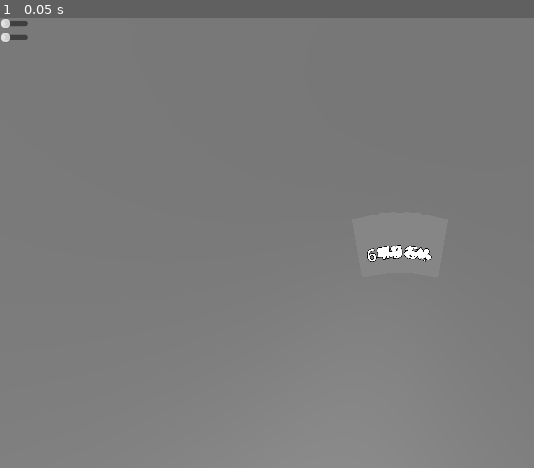
Above: before the commit, frame 1.
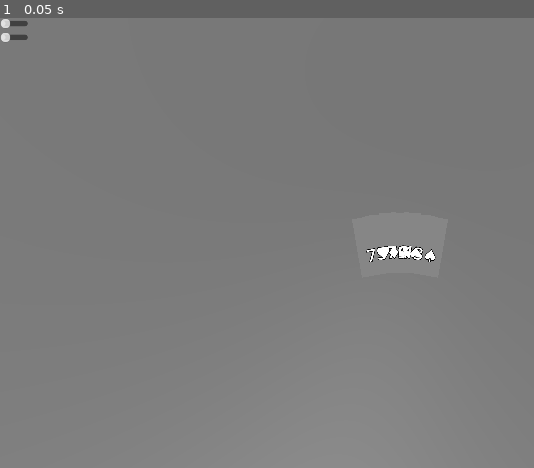
Above: after the commit, the same moment.

Repository: eerieA/game-qs-grill
Game: Godot game, scene res://scenes/main.tscn
Same seed, same stepped clock (60 frames per second), same inputs: the game is played once before the commit and once after it.
Inputs:
- Up to frame 1 (0.05 s): no input

The runs differ from the first frame. In frame 1, 0.2% of the frame differs, in the area x 68-82%, y 50-55%.

Commit message:
some test hands generation

Diff:
--- /dev/null
+++ b/rules/flush.json
@@ -0,0 +1,17 @@
+{
+  "id": "flush",
+  "name": "Flush",
+  "description": "Five cards of the same suit",
+  "enabled": true,
+  "priority": 50,
+  "exclusive": true,
+  "base_score": 40,
+  "multiplier": 2,
+  "condition": {
+    "type": "is_flush",
+    "count": 5
+  },
+  "tags": [
+    "poker"
+  ]
+}
--- a/scripts/data/deck.gd
+++ b/scripts/data/deck.gd
@@ -33,3 +33,31 @@
 			break
 		drawn.append(cards.pop_back())
 	return drawn
+
+
+func draw_test_flush() -> Array[CardData]:
+	var drawn: Array[CardData] = []
+	var suit := "♠"  # fixed suit for flush test
+	var ranks := [2, 5, 7, 9, 13]
+
+	for r in ranks:
+		var c := CardData.new()
+		c.suit = suit
+		c.rank = r
+		drawn.append(c)
+
+	return drawn
+
+
+func draw_test_pair() -> Array[CardData]:
+	var drawn: Array[CardData] = []
+	var suits := ["♥", "♦", "♣", "♠", "♠"]
+	var ranks := [7, 5, 7, 9, 13]
+
+	for i in range(5):
+		var c := CardData.new()
+		c.suit = suits[i]
+		c.rank = ranks[i]
+		drawn.append(c)
+
+	return drawn
--- a/scripts/main.gd
+++ b/scripts/main.gd
@@ -16,7 +16,9 @@
 	deck.generate_deck()
 	deck.shuffle_deck()
 
-	current_hand = deck.draw(5)
+	# current_hand = deck.draw(5)				# draw a random hand
+	# current_hand = deck.draw_test_flush()	# draw a fixed test flush hand
+	current_hand = deck.draw_test_pair()	# draw a fixed test single pair hand
 	var context = HandContext.new(current_hand)
 	print("--- Your hand ---")
 	for c in current_hand:
